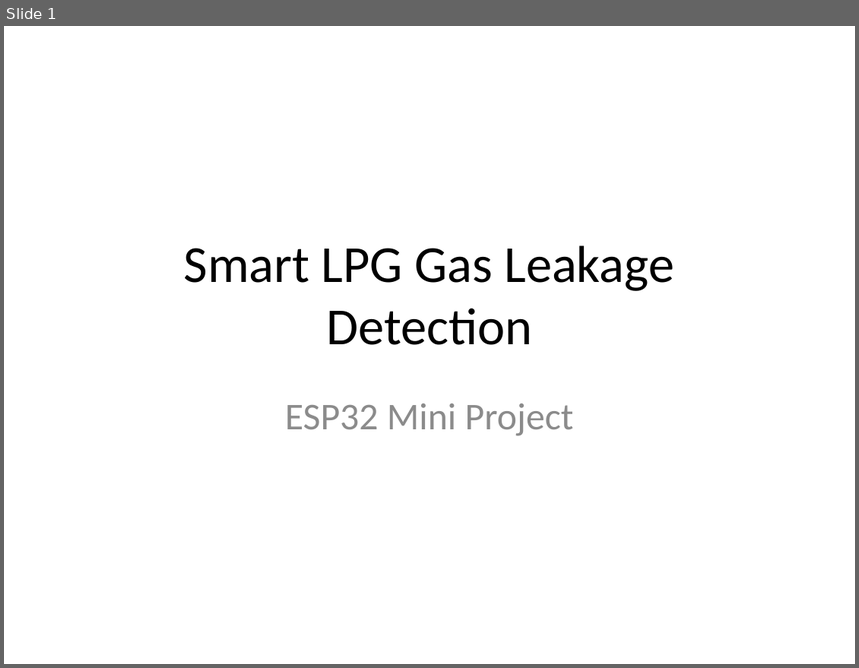
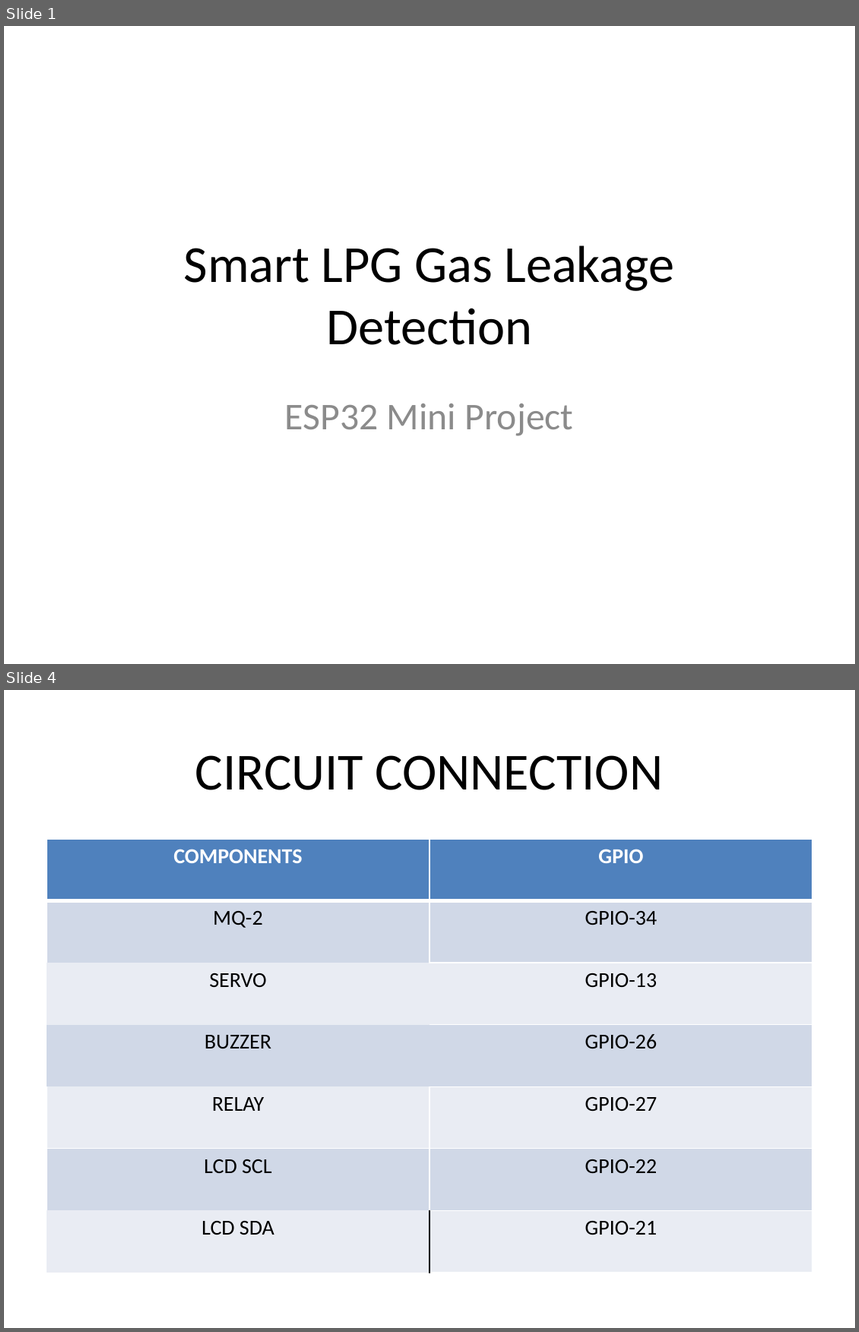
Before and after one commit to sangeeth2008/Smart-LPG-Gas-Leakage-Detection-Automatic-Safety-System, a slide deck: Presentation/Smart_LPG_Project.pptx. Shown one above the other, each under a label of ours: slide 1 before the commit, slides 1 and 4 after it; the slides between them are not shown. The pictures are 859x668 and 859x1332 pixels, drawn with LibreOffice and Linux fonts; fonts in the diff are those of the drawing. Boxes give left, top, right and bottom in pixels: in the first picture for what was removed or moved away, otherwise in the second. Text is boxed around its words. In the diff, an @@ line names an element or a change of style, - is before the commit and + after.

```diff
--- a/Presentation/Smart_LPG_Project.pptx
+++ b/Presentation/Smart_LPG_Project.pptx
@@ slide 4 added at [4,690,855,1328], background #FFFFFF @@
@@ title added at [196,755,663,790], 44 pt, text #000000 @@
+CIRCUIT CONNECTION
@@ table added at [47,839,813,1273], 7 rows, 2 columns @@
+COMPONENTS | GPIO
+MQ-2 | GPIO-34
+SERVO | GPIO-13
+BUZZER | GPIO-26
+RELAY | GPIO-27
+LCD SCL | GPIO-22
+LCD SDA | GPIO-21
```
Also in this commit, not shown: 4 slides changed, 3 other slides added, 1 slide removed.
